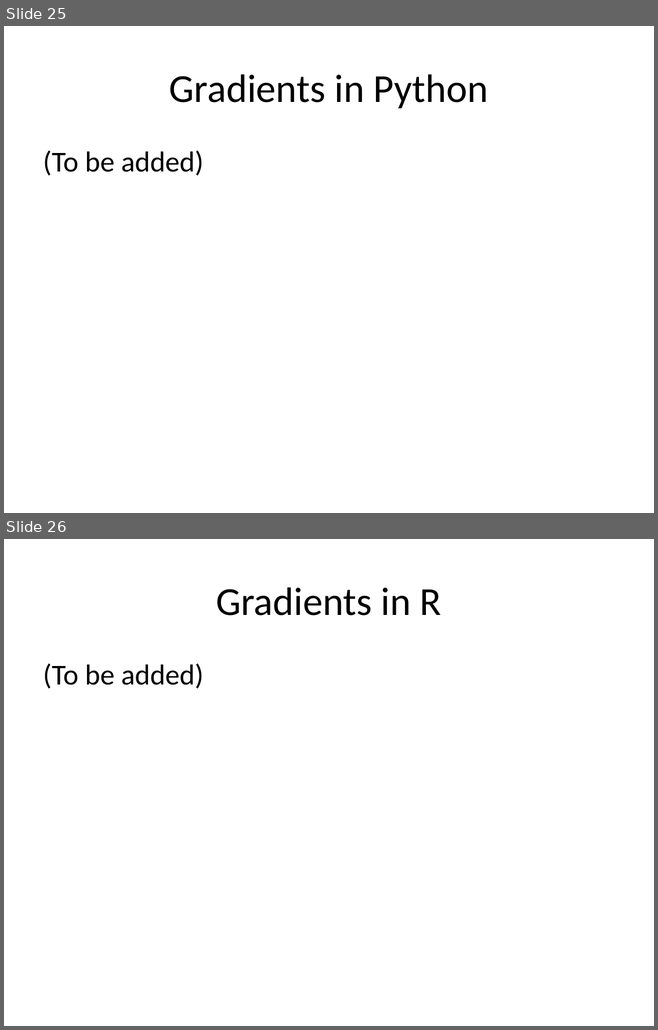
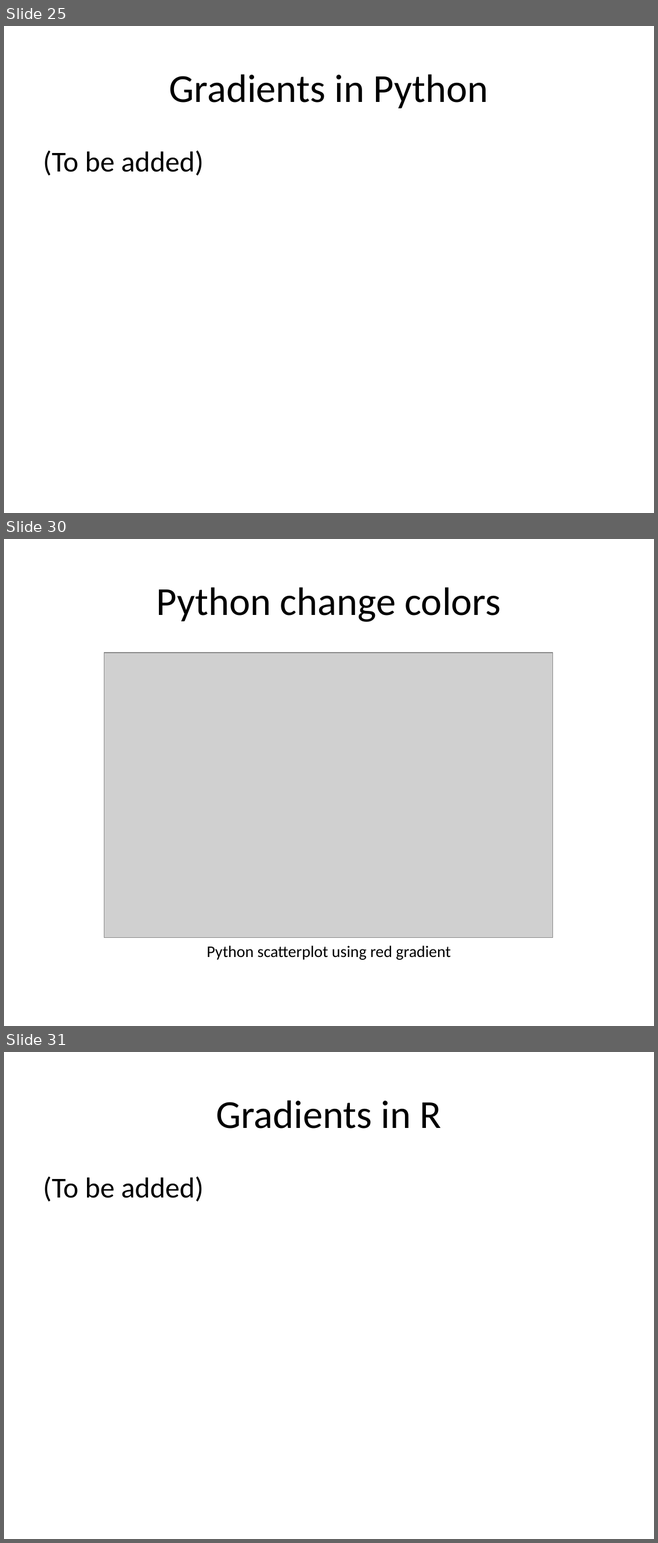
Before and after one commit to pmean/data-visualization, a slide deck: data-viz-02/component/tutorial-colors.pptx. Shown one above the other, each under a label of ours: slides 25 and 26 before the commit, slides 25, 30 and 31 after it; the slides between them are not shown. The pictures are 658x1030 and 658x1543 pixels, drawn with LibreOffice and Linux fonts; fonts in the diff are those of the drawing; grey boxes stand for pictures. Boxes give left, top, right and bottom in pixels: in the first picture for what was removed or moved away, otherwise in the second. Text is boxed around its words. In the diff, an @@ line names an element or a change of style, - is before the commit and + after.

```diff
--- a/data-viz-02/component/tutorial-colors.pptx
+++ b/data-viz-02/component/tutorial-colors.pptx
@@ slide 30 added at [4, 539, 654, 1026], background #FFFFFF @@
@@ title added at [157, 587, 501, 622], 44 pt, text #000000 @@
+Python change colors
@@ picture added at [104, 653, 552, 938] @@
@@ text added at [206, 946, 451, 960], 18 pt, text #000000 @@
+Python scatterplot using red gradient
@@ what was slide 26 is now slide 31 @@
```
Also in this commit, not shown: 1 slide changed, 6 other slides added, 1 slide removed, 16 other files.
